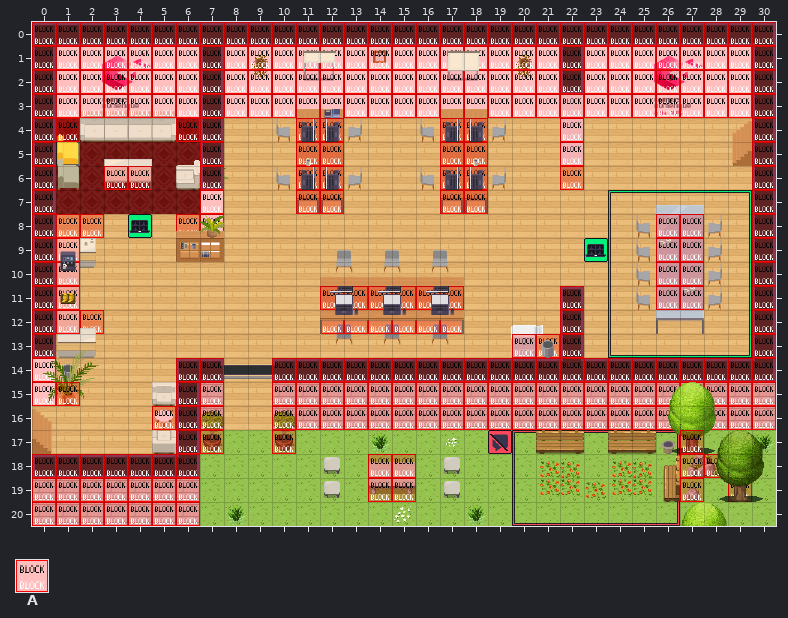
One commit to this Tiled map (JSON): map.tmj. That is the earlier state.
Cells are 32x32 px. Shown: x 0..30, y 0..20.
Key: from "Chunk 1": A 1.
_ is an empty cell, # one hidden under a higher layer.
Layers that did not change in this view are not listed.
Layer "furniture/collisions" before, first column x 0:
 0 AAAAAAAAAAAAAAAAAAAAAAAAAAAAAAA
 1 AAAAAAAAAAAAAAAAAAAAAAAAAAAAAAA
 2 AAAAAAAAAAAAAAAAAAAAAAAAAAAAAAA
 3 AAAAAAAAAAAAAAAAAAAAAAAAAAAAAAA
 4 AA____AA___AA____AA___A_______A
 5 A______A___AA____AA___A_______A
 6 A__AA__A___AA____AA___A_______A
 7 A______A___AA____AA___________A
 8 AAA___AA__________________AA__A
 9 AA________________________AA__A
10 AA________________________AA__A
11 AA__________AAAAAA____A___AA__A
12 AAA_________AAAAAA____A_______A
13 A___________________AAA_______A
14 A_____AA__AAAAAAAAAAAAAAAAAAAAA
15 AA____AA__AAAAAAAAAAAAAAAAAAAAA
16 _____AAA__AAAAAAAAAAAAAAAAA#AAA
17 ______AA__A________________A___
18 AAAAAAA_______AA___________AA__
19 AAAAAAA_______AA___________A_A_
20 AAAAAAA________________________
And afterwards:
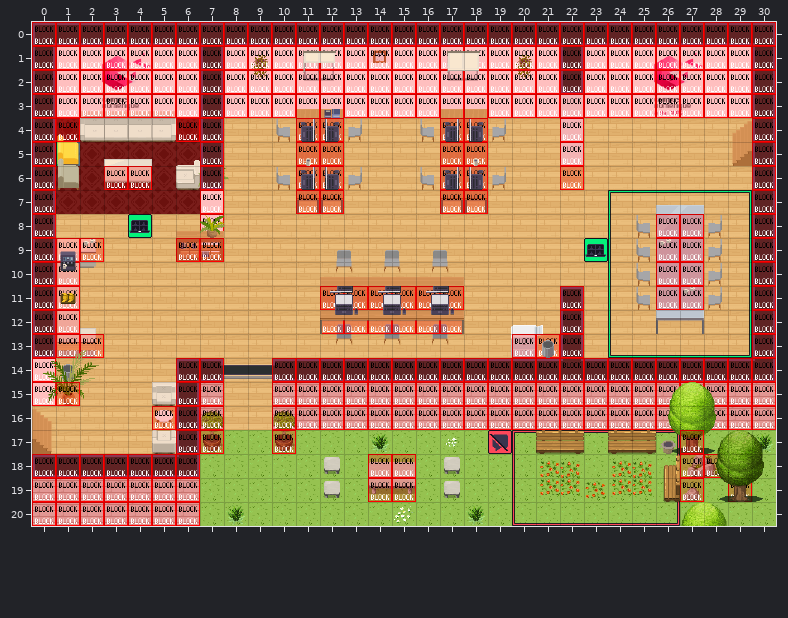
See-through tiles are keyed as they look on the map.
Difference:
Changed rows in their new state; . is an unchanged cell.
Layer "furniture/collisions":
first column x 1:
 8 __..._.
 9 .A...AA
12 ._.....
13 AA.....
Boxes around the changes in both pictures, in picture pixels (x1, y1, x2, y2):
changed: (56, 214, 104, 262)
changed: (176, 214, 224, 262)
changed: (56, 310, 104, 358)
